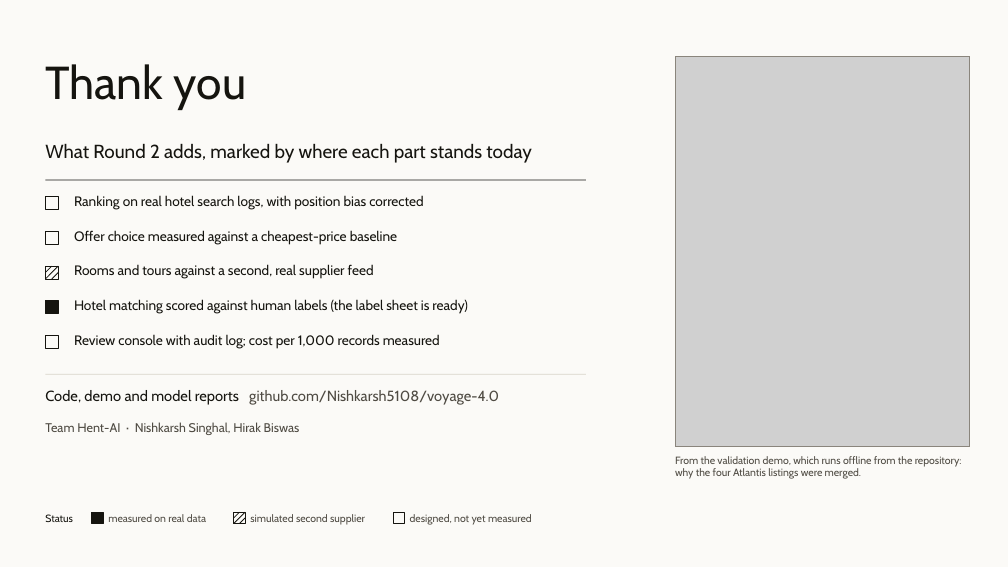
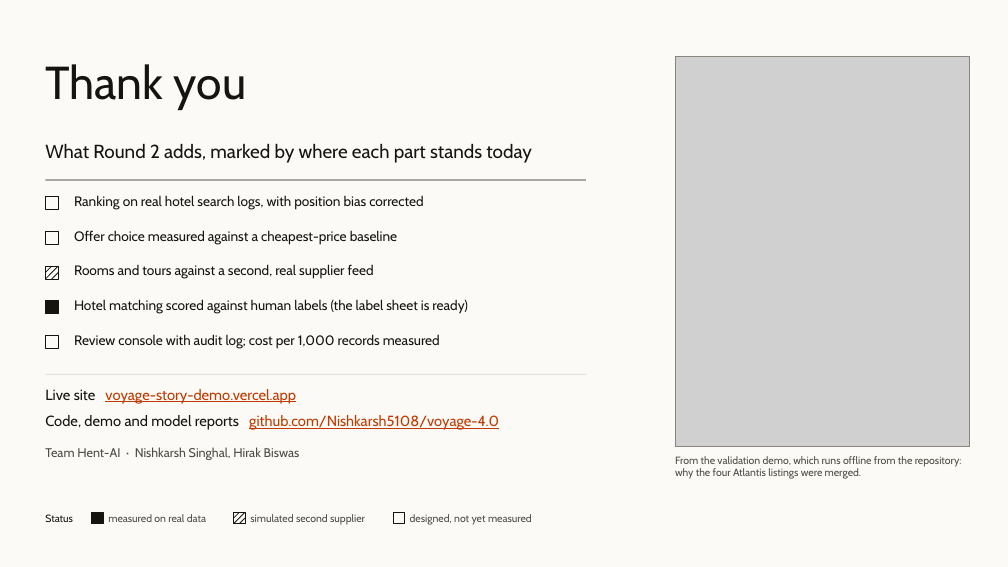
Before and after one commit to Nishkarsh5108/voyage-4.0, a slide deck: slide 4 of submission/round1/Canon_Round1_v3.pptx. Drawn at 1008x567 pixels with LibreOffice and Linux fonts; fonts in the diff are those of the drawing; grey boxes stand for pictures. Boxes give left, top, right and bottom in pixels: in the first picture for what was removed or moved away, otherwise in the second. Text is boxed around its words. In the diff, an @@ line names an element or a change of style, - is before the commit and + after.

Commit message:
Deck v3: live website link on the thank-you slide; both links clickable in PPTX and PDF

```diff
--- a/submission/round1/Canon_Round1_v3.pptx
+++ b/submission/round1/Canon_Round1_v3.pptx
@@ text added at [45,389,296,404], 14 pt, text #C03A00, underline @@
+Live site voyage-story-demo.vercel.app
@@ text "Code, demo and model reports ...": place and size @@
-text "Code, demo and model reports ..." at [45,390,499,405]
+text "Code, demo and model reports ..." at [45,415,499,430]
@@ text "Code, demo and model reports ..." at [45,415,499,430]: text colour #4F4B43 to #C03A00, underline on in "github.com/Nishkarsh5108/voyage-4.0" @@
@@ text "Team Hent-AI · Nishkarsh Singhal, ...": place and size @@
-text "Team Hent-AI · Nishkarsh Singhal, ..." at [45,422,300,435]
+text "Team Hent-AI · Nishkarsh Singhal, ..." at [45,447,300,460]
```
Also in this commit, not shown: 4 other files.
